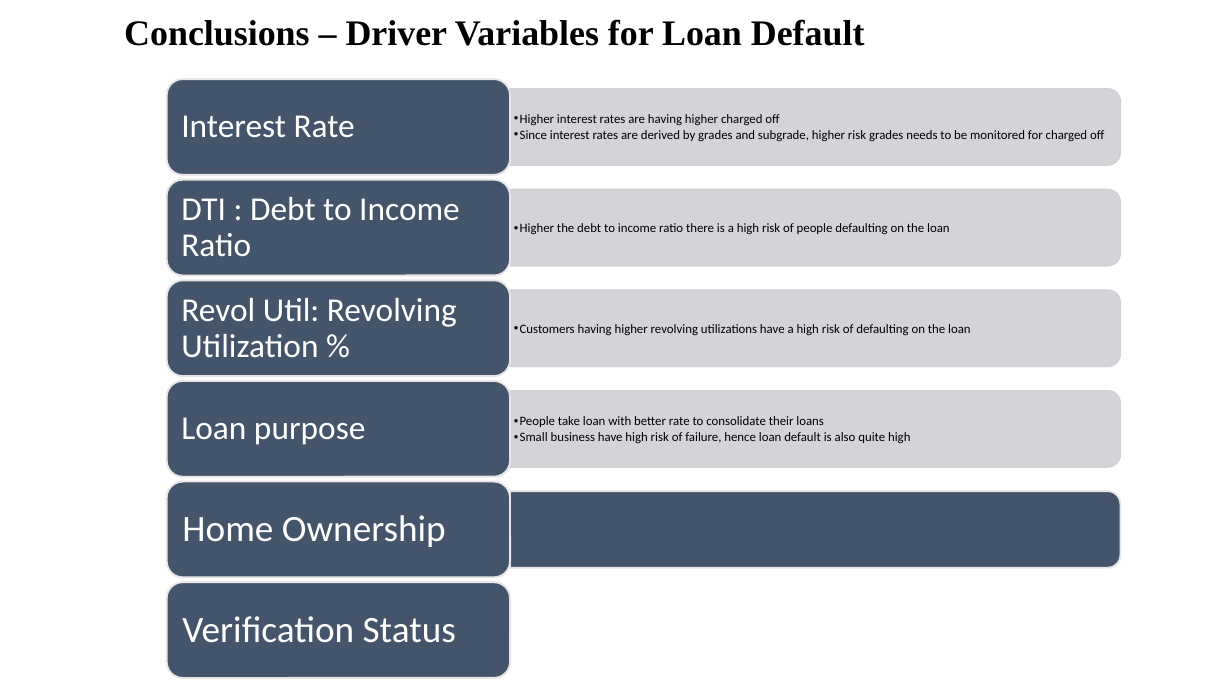
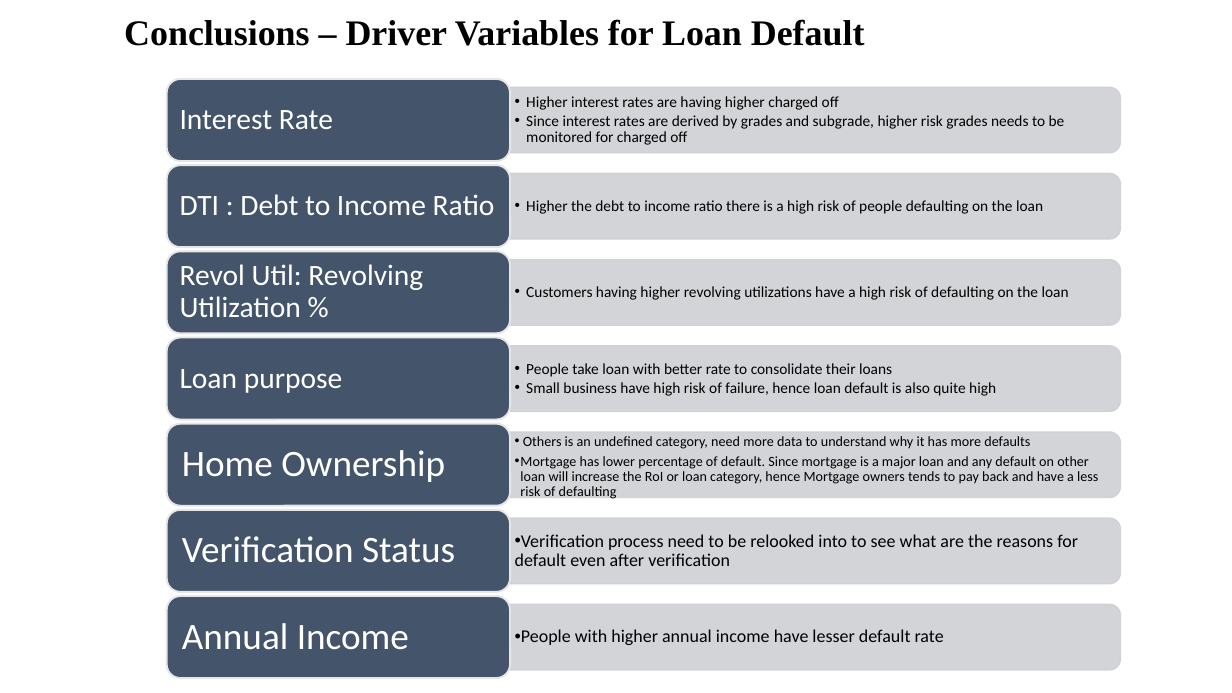
Before and after one commit to Nanditha-G-N/Machine-Learning-Case-Studies, a slide deck: slide 17 of case-study-2/Loan Default case study findings.pptx (slide 15 before the commit). Drawn at 1232x693 pixels with LibreOffice and Linux fonts; fonts in the diff are those of the drawing; background and template pictures are left out. Boxes give left, top, right and bottom in pixels: in the first picture for what was removed or moved away, otherwise in the second. Text is boxed around its words. In the diff, an @@ line names an element or a change of style, - is before the commit and + after.

```diff
--- a/case-study-2/Loan Default case study findings.pptx
+++ b/case-study-2/Loan Default case study findings.pptx
@@ rounded rectangle: place and size @@
-rounded rectangle at box(166, 79, 510, 176)
+rounded rectangle at box(166, 79, 510, 161)
@@ round same rect: place and size @@
-round same rect at box(510, 89, 1121, 165)
+round same rect at box(510, 88, 1121, 153)
@@ rounded rectangle: place and size @@
-rounded rectangle at box(166, 180, 510, 276)
+rounded rectangle at box(166, 165, 510, 248)
@@ text "Higher the debt to income ...": place and size @@
-text "Higher the debt to income ..." at box(520, 223, 950, 234)
+text "Higher the debt to income ..." at box(526, 200, 1043, 214)
@@ round same rect: place and size @@
-round same rect at box(510, 189, 1121, 266)
+round same rect at box(510, 174, 1121, 239)
@@ rounded rectangle: place and size @@
-rounded rectangle at box(166, 280, 510, 376)
+rounded rectangle at box(166, 251, 510, 334)
@@ text "Revol Util: Revolving Utilization %": place and size @@
-text "Revol Util: Revolving Utilization %" at box(181, 298, 457, 357)
+text "Revol Util: Revolving Utilization %" at box(180, 264, 423, 317)
@@ text "Customers having higher revolving utilizations ...": place and size @@
-text "Customers having higher revolving utilizations ..." at box(520, 324, 971, 335)
+text "Customers having higher revolving utilizations ..." at box(526, 286, 1069, 300)
@@ round same rect: place and size @@
-round same rect at box(510, 290, 1121, 367)
+round same rect at box(510, 260, 1121, 325)
@@ size 26 to 23 pt; less space between paragraphs in 4 elements at box(180, 110, 333, 129), box(180, 194, 495, 215), box(180, 264, 423, 317), box(180, 369, 343, 393) @@
@@ text "Loan purpose": place and size @@
-text "Loan purpose" at box(181, 417, 365, 445)
+text "Loan purpose" at box(180, 369, 343, 393)
@@ size 10 to 12 pt; bullet • to •• in 4 elements at box(526, 96, 1065, 145), box(526, 200, 1043, 214), box(526, 286, 1069, 300), box(526, 363, 996, 396) @@
@@ text "People take loan with better ...": place and size @@
-text "People take loan with better ..." at box(520, 416, 910, 443)
+text "People take loan with better ..." at box(526, 363, 996, 396)
@@ rounded rectangle: place and size @@
-rounded rectangle at box(166, 381, 510, 477)
+rounded rectangle at box(166, 424, 510, 506)
@@ text "Home Ownership": place and size @@
-text "Home Ownership" at box(182, 515, 446, 547)
+text "Home Ownership" at box(182, 450, 445, 482)
@@ round same rect: place and size @@
-round same rect at box(510, 391, 1121, 468)
+round same rect at box(510, 433, 1121, 498)
@@ rounded rectangle: place and size @@
-rounded rectangle at box(166, 482, 510, 578)
+rounded rectangle at box(166, 510, 510, 592)
@@ text "Verification Status": place and size @@
-text "Verification Status" at box(182, 616, 456, 643)
+text "Verification Status" at box(182, 536, 455, 563)
@@ round same rect: place and size @@
-round same rect at box(510, 492, 1121, 568)
+round same rect at box(510, 518, 1121, 584)
@@ round same rect at box(510, 518, 1121, 584): fill #44546A to #CFD1D4 at 90% opacity; outline #E7E6E6 1.5 pt to #CFD1D4 1 pt @@
@@ rounded rectangle: place and size @@
-rounded rectangle at box(166, 582, 510, 678)
+rounded rectangle at box(166, 596, 510, 678)
@@ group added at box(166, 337, 1121, 670): 4 texts, 2 round same rects, 1 rounded rectangle @@
+•• Others is an undefined category, need more data to understand why it has more defaults
+  •• Mortgage has lower percentage of default. Since mortgage is a major loan and any default on other loan will increase the RoI or loan category, hence Mortgage owners tends to pay back and have a less risk of defaulting
+•• Verification process need to be relooked into to see what are the reasons for default even after verification
+•• People with higher annual income have lesser default rate
+Annual Income
```
Also in this commit, not shown: 3 other slides changed, 2 slides added, 10 other files.
